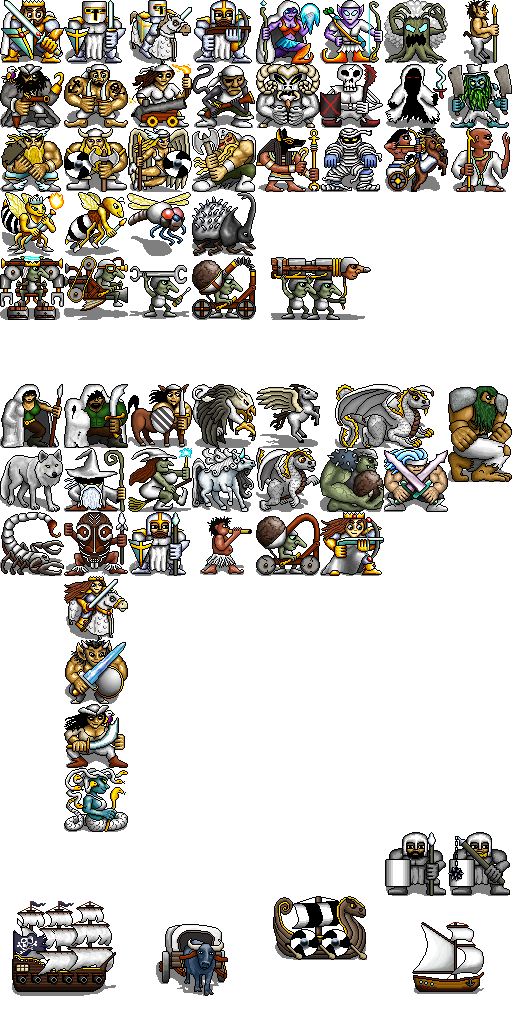
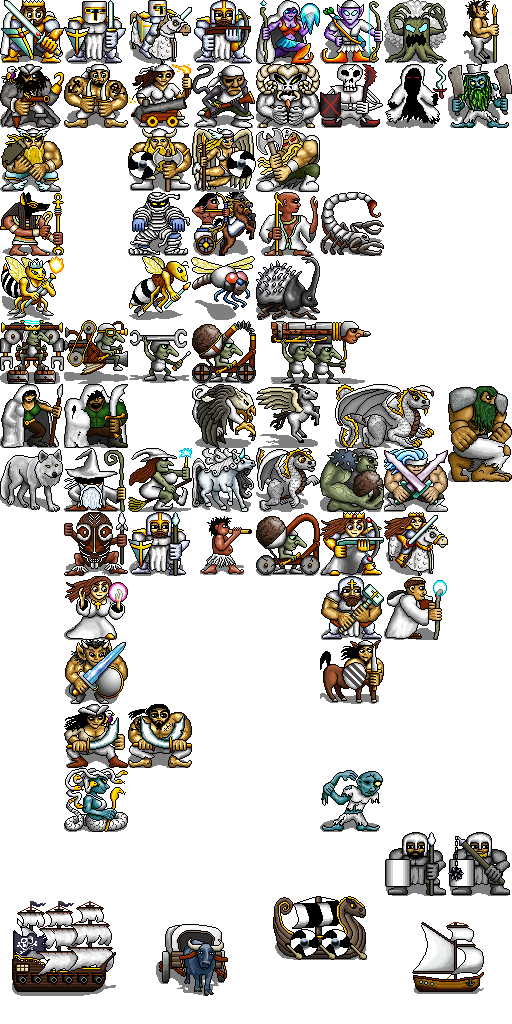
Revision of a layered 512 × 1024 image; what changed, layer by layer:
painted on "Colour" over [2,129,507,826]
painted on "Detail" over [0,8,510,974]
painted on "Shadow" over [0,127,506,987]
